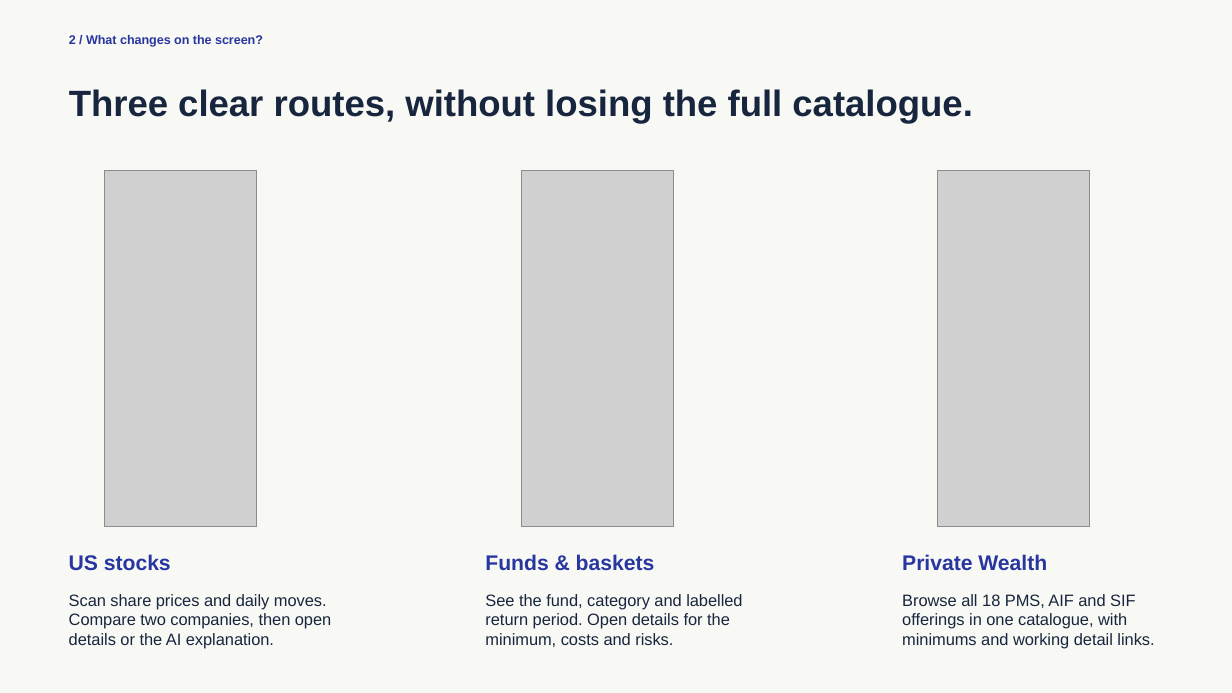
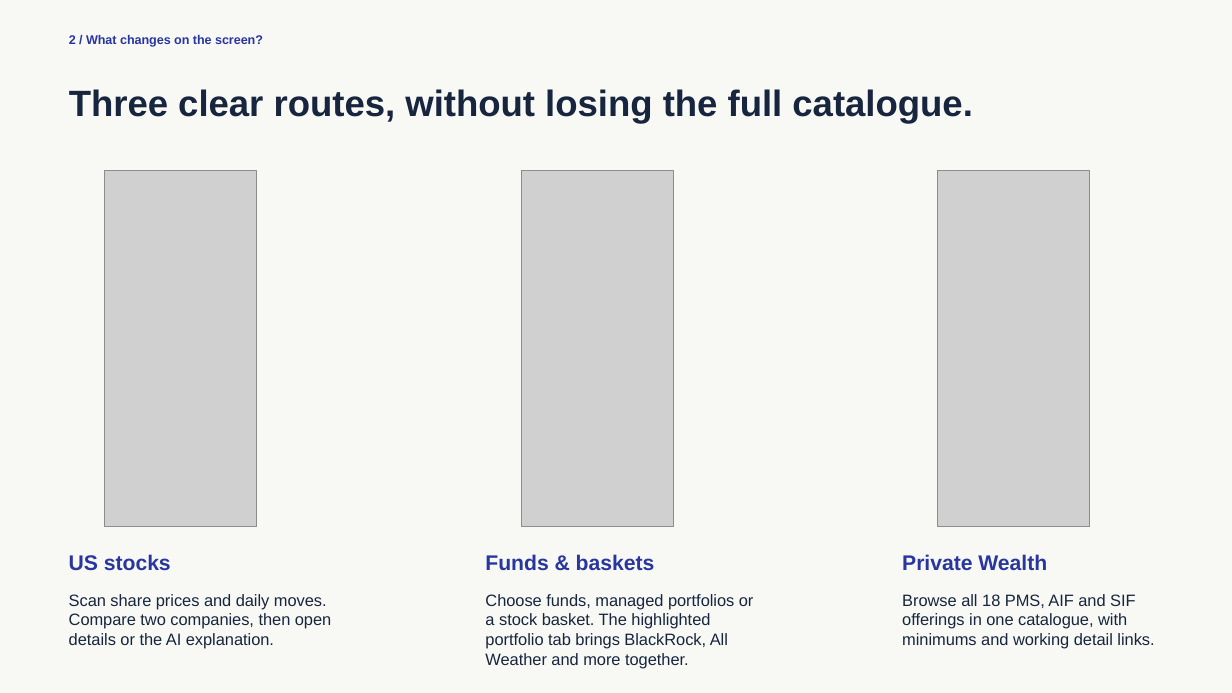
Before and after one commit to sd7souvik007-svg/ionic_Ui, a slide deck: slide 2 of deliverables/Ionic-Exclusives-Final.pptx. Drawn at 1232x693 pixels with LibreOffice and Linux fonts; fonts in the diff are those of the drawing; grey boxes stand for pictures. Boxes give left, top, right and bottom in pixels: in the first picture for what was removed or moved away, otherwise in the second. Text is boxed around its words. In the diff, an @@ line names an element or a change of style, - is before the commit and + after.

Commit message:
Align deck with highlighted managed portfolios catalogue

```diff
--- a/deliverables/Ionic-Exclusives-Final.pptx
+++ b/deliverables/Ionic-Exclusives-Final.pptx
@@ text at (x1=485, y1=594, x2=754, y2=668): text changed @@
-See the fund, category and labelled return period. Open details for the minimum, costs and risks.
+Choose funds, managed portfolios or a stock basket. The highlighted portfolio tab brings BlackRock, All Weather and more together.
```
Also in this commit, not shown: 2 other files.
